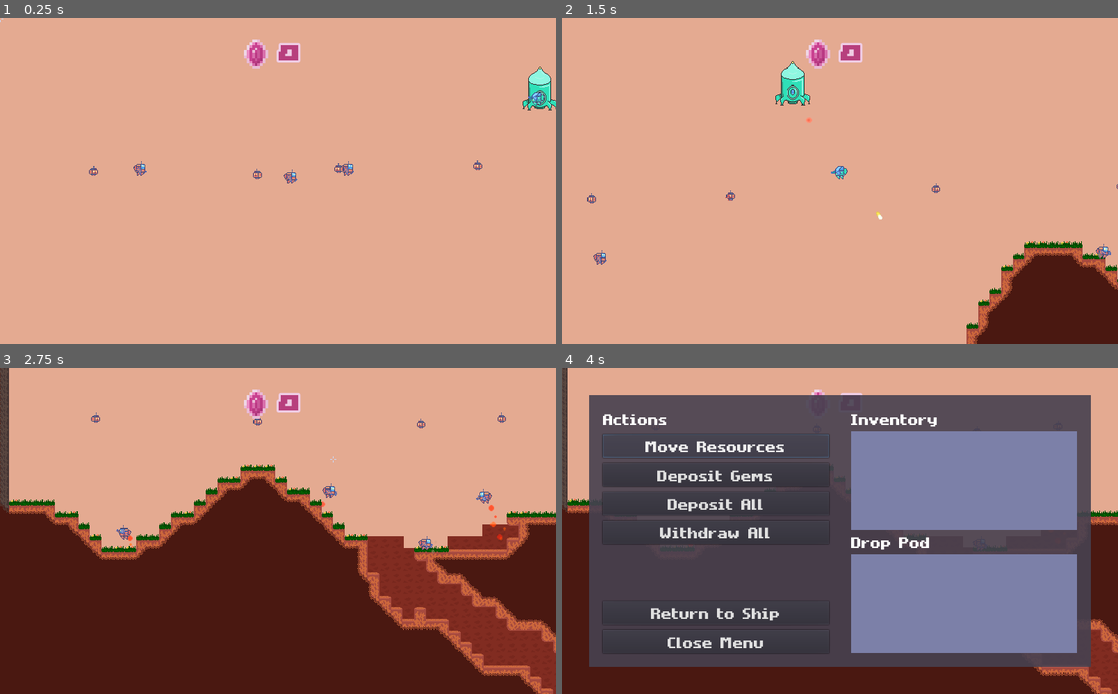
Above: before the commit, frames 1-4 (two rows, left to right).
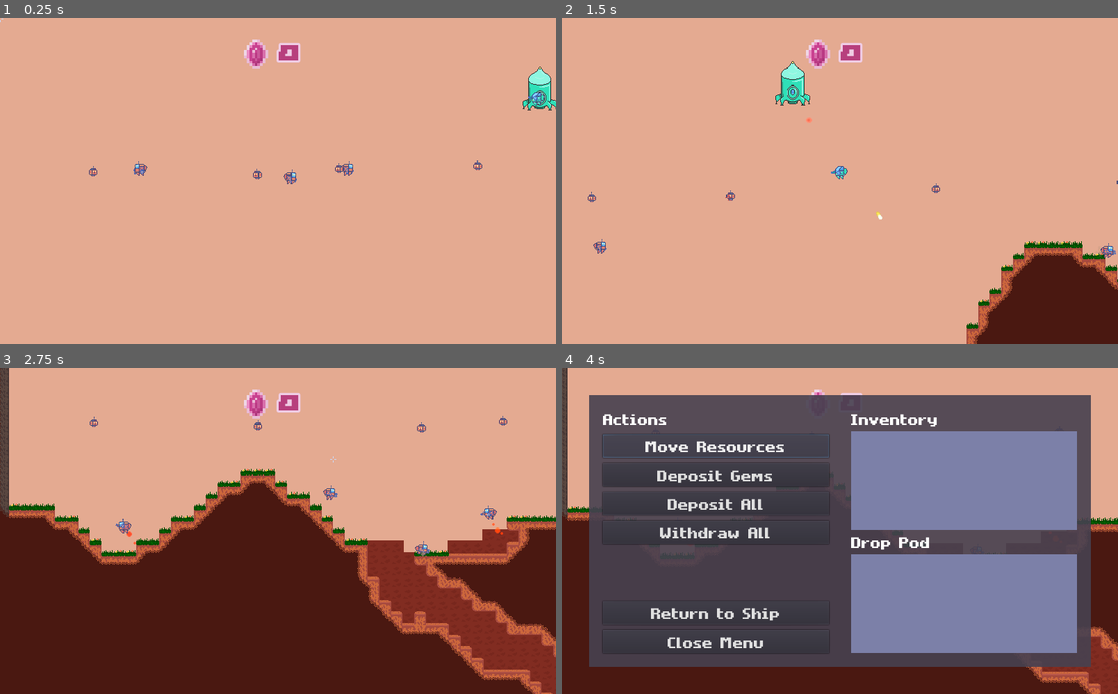
Above: after the commit, the same moments.

Repository: MichaelRRyan/Mecha-Miners
Game: Godot game, scene res://scenes/world/World.tscn
Same seed, same stepped clock (60 frames per second), same inputs: the game is played once before the commit and once after it.
Inputs (mouse positions are in pixels of both pictures, inside the frame that each line leads up to):
- Up to frame 1 (0.25 s): no input
- Up to frame 2 (1.5 s): tap Enter at 0.5 s; move the mouse to (962, 164) at 0.52 s; press the mouse at (962, 164) at 0.53 s; hold D (move_right) 0.53-1.28 s; tap W (jump) at 0.77 s; move the mouse to (728, 197) at 1.27 s; release the mouse at (728, 197) at 1.28 s; hold A (move_left) from 1.28 s (still down); right-click (728, 197) at 1.35 s
- Up to frame 3 (2.75 s): tap W (jump) at 1.52 s; move the mouse to (333, 459) at 2.02 s; release A (move_left) at 2.03 s; hold D (move_right) from 2.03 s (still down); hold P (ai_perspective) from 2.03 s (still down)
- Up to frame 4 (4 s): move the mouse to (812, 596) at 2.77 s; release P (ai_perspective) at 2.78 s; tap E (interact) at 2.85 s; tap W (jump) at 3.02 s; release D (move_right) at 3.5 s; click "Move Resources" at 3.5 s

The runs differ from the first frame. In frame 1, 0.1% of the frame differs, in the area x 16-64%, y 43-51%; in frame 2, 0.2%; in frame 3, 7.1%, in the area x 0-100%, y 2-100%; in frame 4, 1.3%.

Commit message:
Made the AI avoid each other and ignore minerals if another is too close

Diff:
--- a/project.godot
+++ b/project.godot
@@ -190,7 +190,7 @@
 [layer_names]
 
 2d_physics/layer_1="world"
-2d_physics/layer_2="player"
+2d_physics/layer_2="entity"
 2d_physics/layer_3="projectile"
 2d_physics/layer_4="item"
 
--- a/scenes/ai/AIController.tscn
+++ b/scenes/ai/AIController.tscn
@@ -28,11 +28,26 @@
 [node name="CollisionShape2D" type="CollisionShape2D" parent="ItemSensor"]
 shape = SubResource( 1 )
 
-[node name="PlayerSensor" type="Area2D" parent="."]
+[node name="EntityAvoidanceSensor" type="Area2D" parent="."]
 visible = false
+collision_layer = 2
+collision_mask = 2
 script = ExtResource( 5 )
 
-[node name="CollisionShape2D" type="CollisionShape2D" parent="PlayerSensor"]
+[node name="CollisionShape2D" type="CollisionShape2D" parent="EntityAvoidanceSensor"]
+shape = SubResource( 2 )
+
+[node name="EntitySensor" type="Area2D" parent="."]
+visible = false
+collision_layer = 2
+collision_mask = 2
+script = ExtResource( 5 )
+
+[node name="CollisionShape2D" type="CollisionShape2D" parent="EntitySensor"]
 shape = SubResource( 2 )
 
 [connection signal="body_entered" from="ItemSensor" to="ItemSensor" method="_on_ItemSensor_body_entered"]
+[connection signal="body_entered" from="EntityAvoidanceSensor" to="." method="_on_EntityAvoidanceSensor_body_entered"]
+[connection signal="body_exited" from="EntityAvoidanceSensor" to="." method="_on_EntityAvoidanceSensor_body_exited"]
+[connection signal="body_entered" from="EntitySensor" to="." method="_on_EntitySensor_body_entered"]
+[connection signal="body_exited" from="EntitySensor" to="." method="_on_EntitySensor_body_exited"]
--- a/scripts/ai/AIController.gd
+++ b/scripts/ai/AIController.gd
@@ -1,10 +1,14 @@
 extends AIBrain
+
+export(float) var entity_avoidance_modifier = 1
 
 var _behaviour_stack : Array = []
 var _debug : bool = false
 var _main_camera = null
 var _previous_camera_focus = null
 var _highest_priority_behaviour = null
+var _entites_to_avoid = []
+var _entities_in_range = []
 
 
 #-------------------------------------------------------------------------------
@@ -93,6 +97,11 @@
 
 
 #-------------------------------------------------------------------------------
+func get_entities_in_range() -> Array:
+	return _entities_in_range
+
+
+#-------------------------------------------------------------------------------
 func _set_as_current(behaviour : Behaviour) -> void:
 	if _debug:
 		print("AI " + subject.name + " entering " + behaviour.get_class())
@@ -147,6 +156,16 @@
 					_previous_camera_focus = null
 
 				_main_camera.position = Vector2.ZERO
+
+
+#-------------------------------------------------------------------------------
+func _process(delta):
+	var force = Vector2.ZERO
+	for entity in _entites_to_avoid:
+		var vec_from = global_position - entity.position
+		force += vec_from
+
+	subject.accelerate(force * entity_avoidance_modifier * delta)
 
 
 #-------------------------------------------------------------------------------
@@ -162,3 +181,23 @@
 
 
 #-------------------------------------------------------------------------------
+func _on_EntityAvoidanceSensor_body_entered(body):
+	_entites_to_avoid.append(body)
+
+
+#-------------------------------------------------------------------------------
+func _on_EntityAvoidanceSensor_body_exited(body):
+	_entites_to_avoid.erase(body)
+
+
+#-------------------------------------------------------------------------------
+func _on_EntitySensor_body_entered(body):
+	_entities_in_range.append(body)
+
+
+#-------------------------------------------------------------------------------
+func _on_EntitySensor_body_exited(body):
+	_entities_in_range.erase(body)
+
+
+#-------------------------------------------------------------------------------
--- a/scripts/ai/behaviours/HarvestMineralsBehaviour.gd
+++ b/scripts/ai/behaviours/HarvestMineralsBehaviour.gd
@@ -1,5 +1,7 @@
 class_name HarvestMineralsBehaviour
 extends Behaviour
+
+const AVOID_ENTITY_RANGE = 128.0
 
 var _terrain : Terrain = null
 var _spotted_mineral_cells = []
@@ -51,27 +53,44 @@
 func _process(_delta : float) -> void:
 	if _active:
 		var mineral_found = false
+		var mineral_pos = Vector2.ZERO
+		var closest_dist = Vector2.ZERO
 
 		# Checks for spotted mineral items to collect.
 		for mineral_item in _spotted_mineral_items:
 			# Checks the item still exists.
 			if mineral_item != null and is_instance_valid(mineral_item):
-				_pursue(mineral_item.global_position)
-				mineral_found = true
-				break
+
+				var pos = mineral_item.global_position
+				if not _is_entity_within_range(pos, AVOID_ENTITY_RANGE):
+					var dist = (pos - global_position).length_squared()
+
+					# If another mineral has not been found yet, or this one is closer.
+					if not mineral_found or dist < closest_dist:
+						mineral_pos = pos
+						closest_dist = dist
+						mineral_found = true
 
 		# If no items found, checks for spotted mineral tiles.
 		if not mineral_found:
 			for mineral_cell in _spotted_mineral_cells:
-				# Checks the cell is still a mineral.
+				# Checks the cell is still a mineral and has not been destroyed.
 				if _terrain.is_mineral(mineral_cell):
-					_pursue(_terrain.map_to_world_centred(mineral_cell))
-					mineral_found = true
-					break
+
+					var pos = _terrain.map_to_world_centred(mineral_cell)
+					if not _is_entity_within_range(pos, AVOID_ENTITY_RANGE):
+						var dist = (pos - global_position).length_squared()
+
+						if not mineral_found or dist < closest_dist:
+							mineral_pos = _terrain.map_to_world_centred(mineral_cell)
+							closest_dist = dist
+							mineral_found = true
 
 		# If no mineral tiles or items could be found, return from behaviour.
 		if not mineral_found:
 			_brain.pop_behaviour()
+		else:
+			_pursue(mineral_pos)
 
 
 #-------------------------------------------------------------------------------
@@ -88,3 +107,17 @@
 	var pursue : PursueBehaviour = PursueBehaviour.new()
 	var _r = pursue.connect("target_reached", self, "_on_PursueBehaviour_target_reached")
 	_brain.add_behaviour(pursue)
+
+
+#-------------------------------------------------------------------------------
+func _is_entity_within_range(pos : Vector2, check_range : float) -> bool:
+	var range_squared = check_range * check_range
+
+	for entity in _brain.get_entities_in_range():
+		if (entity.position - pos).length_squared() <= range_squared:
+			return true
+
+	return false
+
+
+#-------------------------------------------------------------------------------
